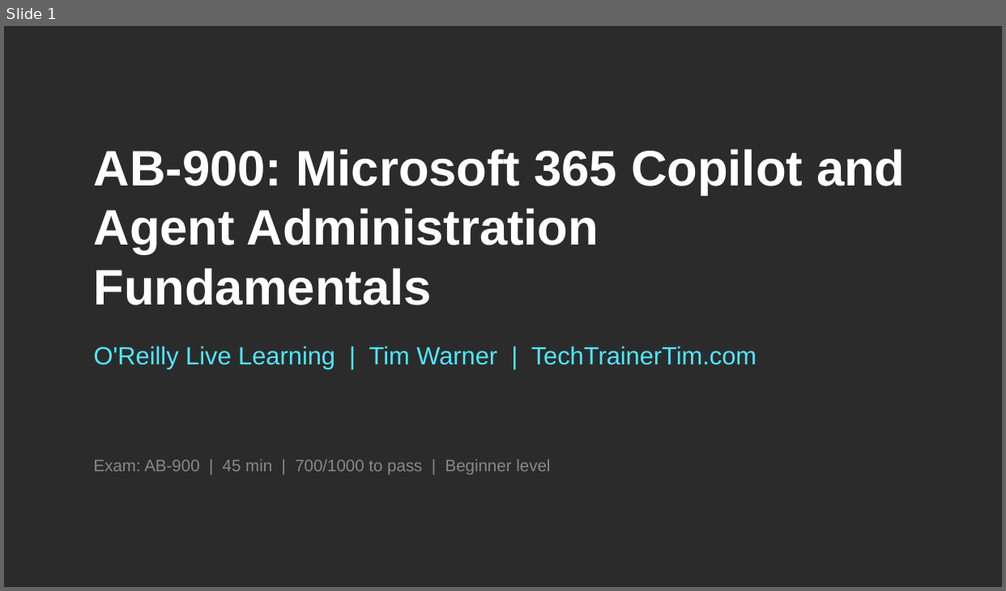
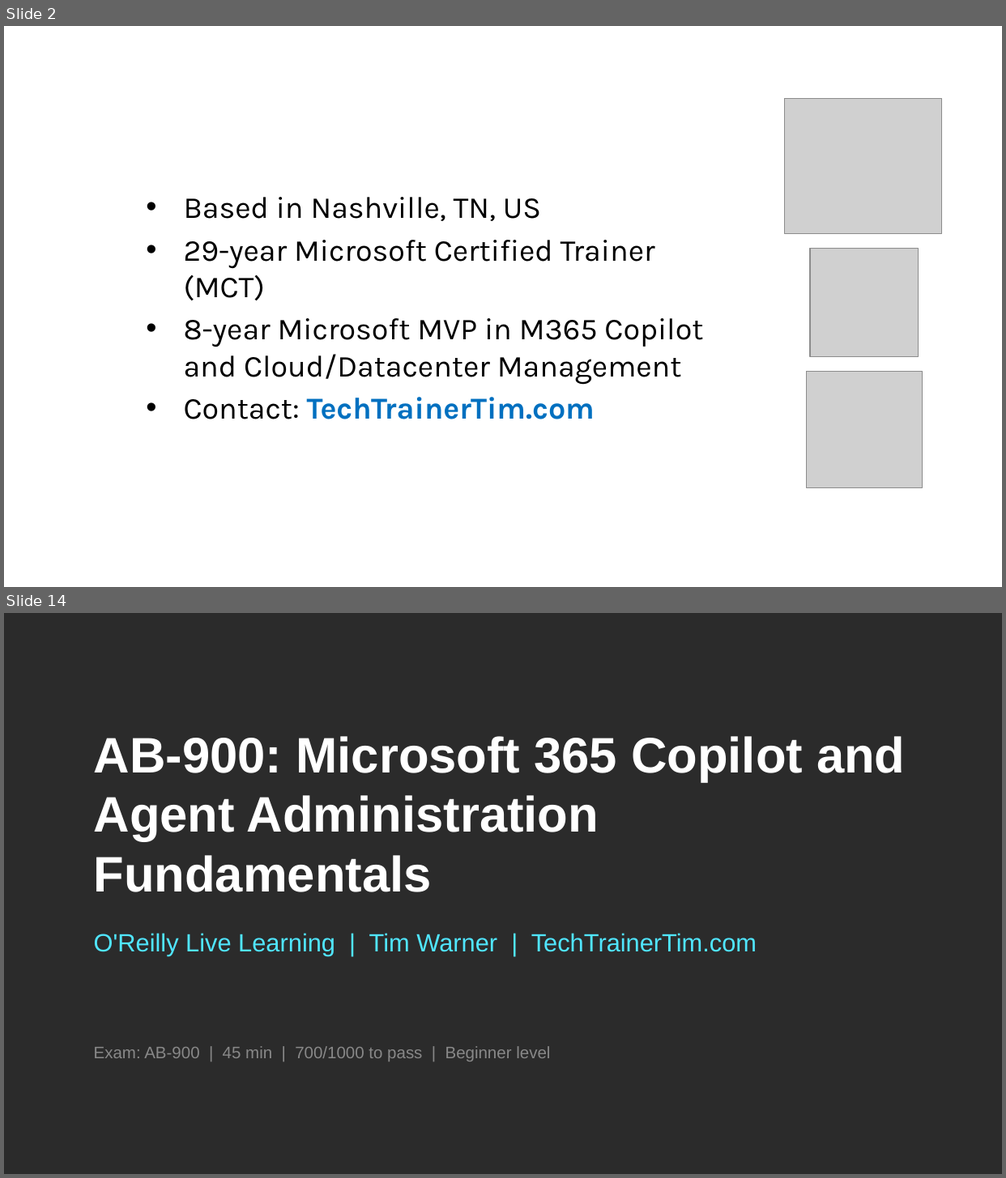
Before and after one commit to timothywarner-org/ab900, a slide deck: warner-ab900-July-2026.pptx. Shown one above the other, each under a label of ours: slide 1 before the commit, slides 2 and 14 after it; the slides between them are not shown. The pictures are 1006x591 and 1006x1178 pixels, drawn with LibreOffice and Linux fonts; fonts in the diff are those of the drawing; grey boxes stand for pictures; background and template pictures are left out; a plain dark background stands for a picture behind light text. Boxes give left, top, right and bottom in pixels: in the first picture for what was removed or moved away, otherwise in the second. Text is boxed around its words. In the diff, an @@ line names an element or a change of style, - is before the commit and + after.

```diff
--- a/warner-ab900-July-2026.pptx
+++ b/warner-ab900-July-2026.pptx
@@ slide 2 added at (x1=4, y1=26, x2=1002, y2=587), background picture (left out) @@
@@ title added at (x1=129, y1=26, x2=952, y2=81), 36 pt, text #FFFFFF @@
+Tim Warner
@@ picture added at (x1=784, y1=99, x2=941, y2=233) @@
@@ text added at (x1=184, y1=197, x2=703, y2=420), 22 pt, text #000000 @@
+• Based in Nashville, TN, US
+• 29-year Microsoft Certified Trainer (MCT)
+• 8-year Microsoft MVP in M365 Copilot and Cloud/Datacenter Management
+• Contact: TechTrainerTim.com
@@ picture added at (x1=810, y1=249, x2=918, y2=356) @@
@@ picture added at (x1=807, y1=371, x2=923, y2=488) @@
@@ what was slide 1 is now slide 14 @@
```
Also in this commit, not shown: 12 other slides added, 3 other files.
